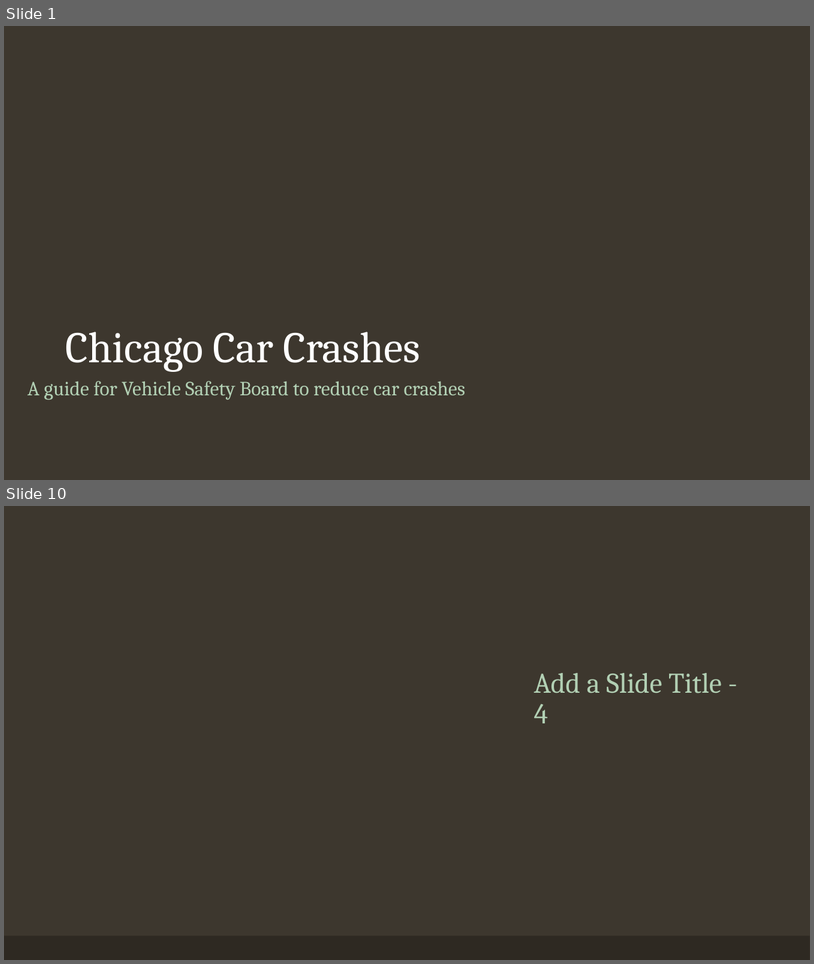
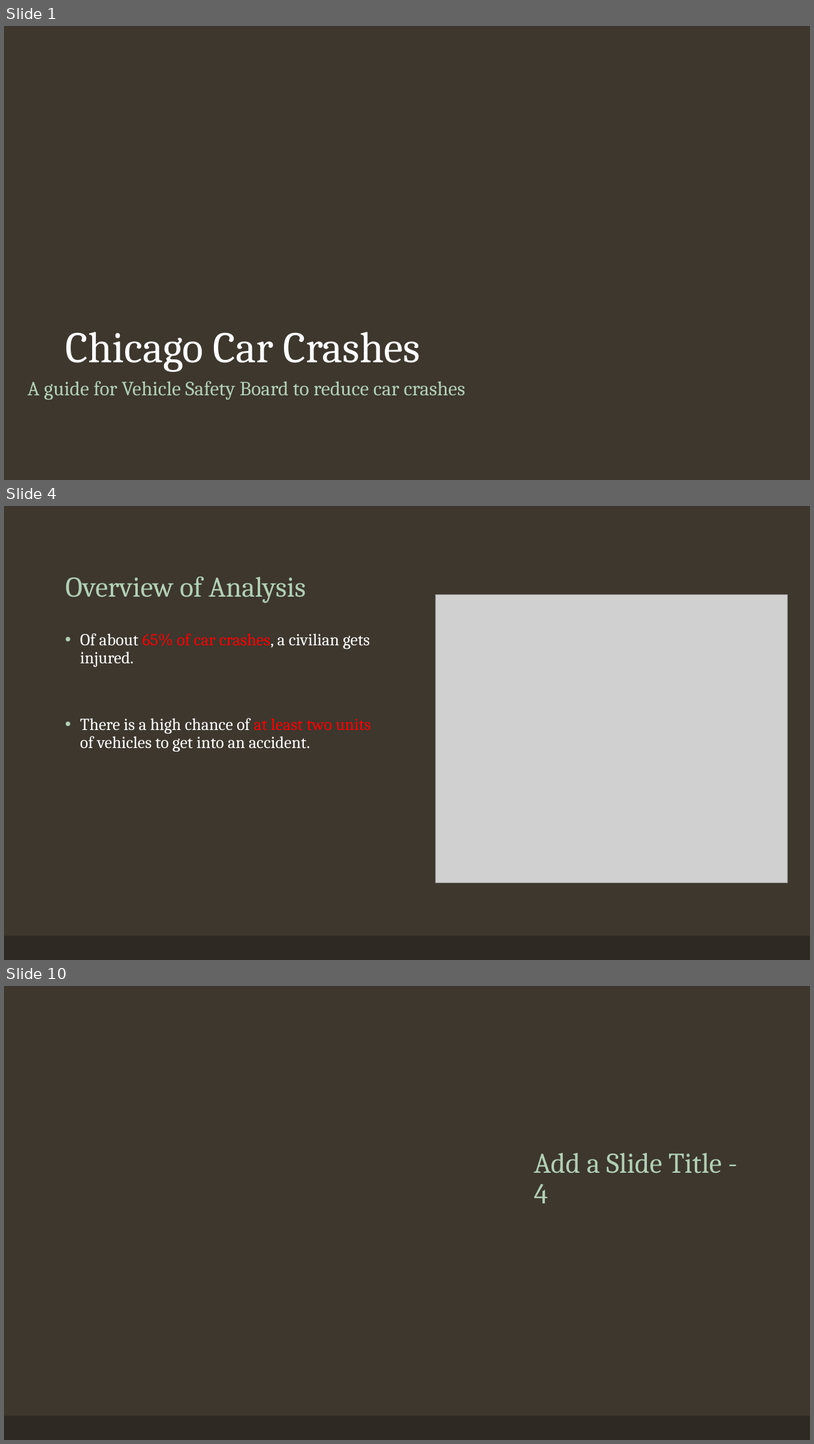
Before and after one commit to vinayakmodgil/Car-crash-prediction-in-Chicago, a slide deck: chicago.pptm. Shown one above the other, each under a label of ours: slides 1 and 10 before the commit, slides 1, 4 and 10 after it; the slides between them are not shown. The pictures are 814x964 and 814x1444 pixels, drawn with LibreOffice and Linux fonts; fonts in the diff are those of the drawing; grey boxes stand for pictures; background and template pictures are left out. Boxes give left, top, right and bottom in pixels: in the first picture for what was removed or moved away, otherwise in the second. Text is boxed around its words. In the diff, an @@ line names an element or a change of style, - is before the commit and + after.

```diff
--- a/chicago.pptm
+++ b/chicago.pptm
@@ slide 4 added at [4,506,810,960], background #3D372E; not listed: 1 template element that a slide beside it also shows @@
@@ title added at [65,576,306,603], 34 pt, text #B2D0B4 @@
+Overview of Analysis
@@ picture added at [436,595,789,883] @@
@@ text added at [80,633,371,751], 20 pt, text #FFFFFF @@
+• Of about 65% of car crashes, a civilian gets injured.
+• There is a high chance of at least two units of vehicles to get into an accident.
```
Also in this commit, not shown: 1 slide changed, 6 other slides added, 7 slides removed, 1 other file.
